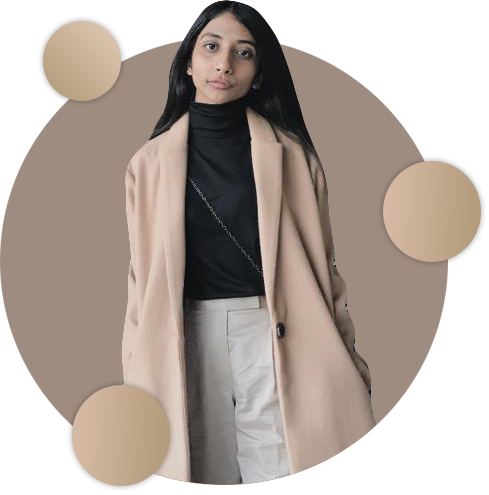
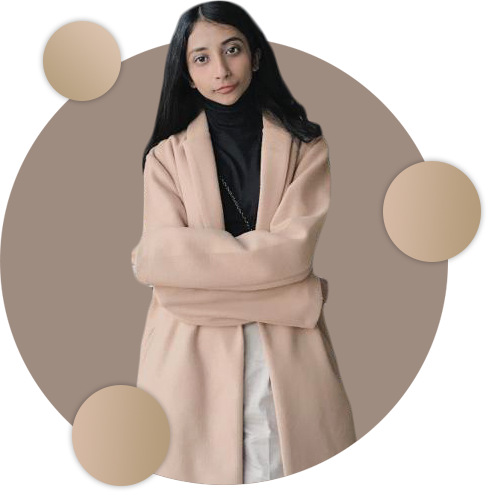
The second 489 x 495 image is a revision of the first. Changes to its layers:
painted on "Ellipse 1 copy 2" over [123, 385, 170, 478]
showed "edit2 corp", painted on it over [130, 0, 371, 485]
hid "main1 crop" over [121, 0, 376, 485]
